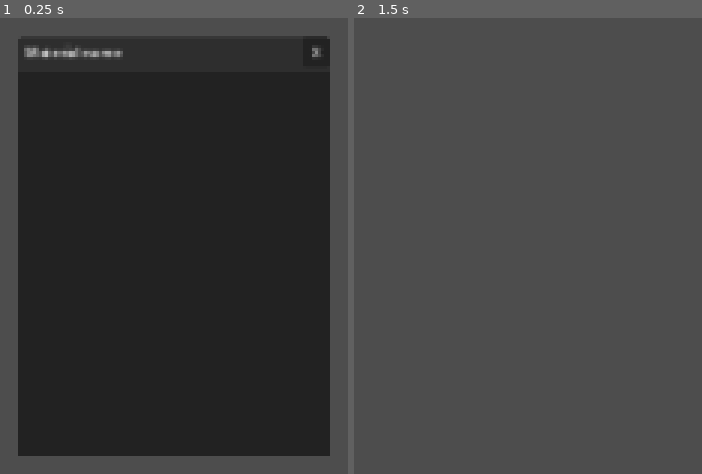
Above: before the commit, frames 1-2 (left to right).
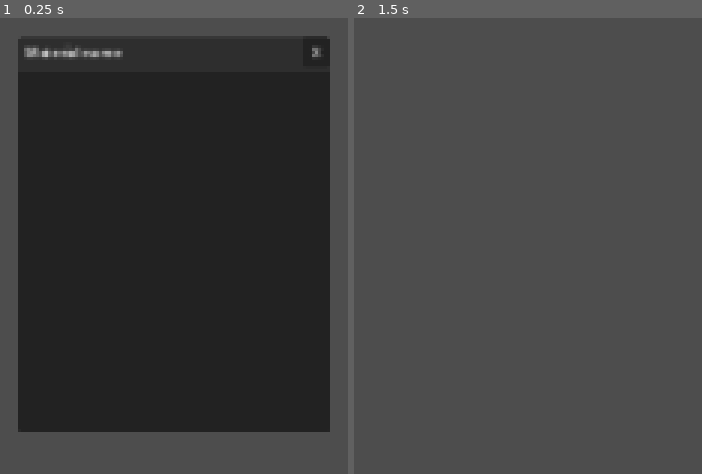
Above: after the commit, the same moments.

Repository: AllenDang/model_explorer_godot4
Game: Godot game, scene res://scene/MaterialViewer.tscn
The game is run twice, just before and just after one commit, with the same random seed, the same clock (stepped at 60 frames per second) and the same inputs. This scene is started directly instead of the project's main scene.
Inputs (mouse positions are in pixels of both pictures, inside the frame that each line leads up to):
- Up to frame 1 (0.25 s): no input
- Up to frame 2 (1.5 s): tap Enter at 0.5 s; move the mouse to (outside the picture) at 0.52 s; hold Escape (close_popup) 0.53-1.28 s; tap T (toggle_wireframe) at 0.6 s; click (outside the picture) at 0.67 s; tap E (explode_meshes, bound only after the commit) at 0.8, 1.35 s; tap Space at 1.25 s; move the mouse to (outside the picture) at 1.27 s; click (outside the picture) at 1.42 s

The runs differ from the first frame. In frame 1, 4.7% of the frame differs, in the area x 5-95%, y 90-97%; in frame 2, nothing differs.

Commit message:
Upgrade to Godot 4 Beta 6; Add Explode feature.

Diff:
--- a/project.godot
+++ b/project.godot
@@ -67,6 +67,11 @@
 "events": [Object(InputEventKey,"resource_local_to_scene":false,"resource_name":"","device":0,"window_id":0,"alt_pressed":false,"shift_pressed":false,"ctrl_pressed":false,"meta_pressed":false,"pressed":false,"keycode":0,"physical_keycode":4194305,"unicode":0,"echo":false,"script":null)
 ]
 }
+explode_meshes={
+"deadzone": 0.5,
+"events": [Object(InputEventKey,"resource_local_to_scene":false,"resource_name":"","device":0,"window_id":0,"alt_pressed":false,"shift_pressed":false,"ctrl_pressed":false,"meta_pressed":false,"pressed":false,"keycode":0,"physical_keycode":69,"unicode":0,"echo":false,"script":null)
+]
+}
 
 [rendering]
 
--- a/scene/CamController.gd
+++ b/scene/CamController.gd
@@ -6,17 +6,30 @@
 
 @export var UiNode: Control
 
+@onready var CamRotHelper = $CamRotHelper
+
 var enable_cam_control: bool = true
 
 func _ready():
 	var _discard = UiNode.connect("mouse_entered", _ui_mouse_entered)
 	_discard = UiNode.connect("mouse_exited", _ui_mouse_exited)
 
+	GlobalSignal.reposition_camera.connect(_on_reposition_camera)
+
 func _ui_mouse_entered():
 	enable_cam_control = false
 
 func _ui_mouse_exited():
 	enable_cam_control = true
+
+func _on_reposition_camera(aabb:AABB):
+	if aabb.size.length() > 0:
+		scale = Vector3.ONE * (aabb.size.length() * 0.2)
+	else:
+		scale = Vector3.ONE
+
+	rotation = Vector3.ZERO
+	CamRotHelper.rotation = Vector3.ZERO
 
 func _input(event):
 	if not enable_cam_control:
@@ -26,12 +39,12 @@
 		if event.button_mask == MOUSE_BUTTON_MASK_RIGHT:
 			# Rotate
 			self.rotate_y(deg_to_rad(-1 * event.get_relative().x * ROTATE_SPEED))
-			$CamRotHelper.rotate_x(deg_to_rad(-1 * event.get_relative().y * ROTATE_SPEED))
+			CamRotHelper.rotate_x(deg_to_rad(-1 * event.get_relative().y * ROTATE_SPEED))
 
 			#Stop rotation over top or bottom
-			var camera_rot = $CamRotHelper.rotation
+			var camera_rot = CamRotHelper.rotation
 			camera_rot.x = clamp(camera_rot.x, -90, 90)
-			$CamRotHelper.rotation = camera_rot
+			CamRotHelper.rotation = camera_rot
 		elif event.button_mask == MOUSE_BUTTON_MASK_MIDDLE:
 			# Pan
 			self.translate(Vector3(
--- a/scene/MaterialViewer.tscn
+++ b/scene/MaterialViewer.tscn
@@ -6,24 +6,28 @@
 offset_left = 314.0
 offset_top = 772.0
 offset_right = 687.0
-offset_bottom = 1275.0
+offset_bottom = 1245.0
 script = ExtResource("1_ph3c1")
 
 [node name="VBoxContainer" type="VBoxContainer" parent="."]
+layout_mode = 2
 offset_right = 373.0
-offset_bottom = 503.0
+offset_bottom = 473.0
 
 [node name="HBoxContainer" type="HBoxContainer" parent="VBoxContainer"]
+layout_mode = 2
 offset_right = 373.0
 offset_bottom = 32.0
 
 [node name="MarginContainer" type="MarginContainer" parent="VBoxContainer/HBoxContainer"]
+layout_mode = 2
 offset_right = 337.0
 offset_bottom = 32.0
 size_flags_horizontal = 3
 theme_override_constants/margin_left = 8
 
 [node name="Label" type="Label" parent="VBoxContainer/HBoxContainer/MarginContainer"]
+layout_mode = 2
 offset_left = 8.0
 offset_top = 3.0
 offset_right = 337.0
@@ -32,15 +36,17 @@
 
 [node name="Button" type="Button" parent="VBoxContainer/HBoxContainer"]
 custom_minimum_size = Vector2(32, 32)
+layout_mode = 2
 offset_left = 341.0
 offset_right = 373.0
 offset_bottom = 32.0
 text = "X"
 
 [node name="Tree" type="Tree" parent="VBoxContainer"]
+layout_mode = 2
 offset_top = 36.0
 offset_right = 373.0
-offset_bottom = 503.0
+offset_bottom = 473.0
 size_flags_vertical = 3
 columns = 2
 hide_root = true
--- a/scene/ModelExplorer.gd
+++ b/scene/ModelExplorer.gd
@@ -1,6 +1,4 @@
 extends Node3D
-
-const GLTF_GROUP = "gltf group"
 
 signal gltf_start_to_load
 signal gltf_is_loaded(success:bool, gltf:Node)
@@ -19,7 +17,7 @@
 			gltf_start_to_load.emit()
 
 			# unload previous loaded scene
-			var gltf_nodes = get_tree().get_nodes_in_group(GLTF_GROUP)
+			var gltf_nodes = get_tree().get_nodes_in_group(GlobalSignal.GLTF_GROUP)
 			for n in gltf_nodes:
 				n.queue_free()
 
@@ -39,7 +37,7 @@
 	if err == OK:
 		success = true
 		gltf = gltf_doc.generate_scene(gltf_state)
-		gltf.add_to_group(GLTF_GROUP)
+		gltf.add_to_group(GlobalSignal.GLTF_GROUP)
 		call_deferred("add_child", gltf)
 
 	gltf_is_loaded.emit(success, gltf)
--- a/scene/ModelExplorer.tscn
+++ b/scene/ModelExplorer.tscn
@@ -138,8 +138,8 @@
 
 [node name="MarginContainer" type="MarginContainer" parent="Node/ToolPanel"]
 layout_mode = 2
-offset_right = 143.0
-offset_bottom = 93.0
+offset_right = 166.0
+offset_bottom = 128.0
 theme_override_constants/margin_left = 16
 theme_override_constants/margin_top = 16
 theme_override_constants/margin_right = 16
@@ -149,21 +149,29 @@
 layout_mode = 2
 offset_left = 16.0
 offset_top = 16.0
-offset_right = 127.0
-offset_bottom = 77.0
+offset_right = 150.0
+offset_bottom = 112.0
 
 [node name="Label" type="Label" parent="Node/ToolPanel/MarginContainer/Row"]
 layout_mode = 2
-offset_right = 111.0
+offset_right = 134.0
 offset_bottom = 26.0
 text = "Tool"
 
 [node name="CbWireframe" type="CheckBox" parent="Node/ToolPanel/MarginContainer/Row"]
 layout_mode = 2
 offset_top = 30.0
-offset_right = 111.0
+offset_right = 134.0
 offset_bottom = 61.0
-text = "Wireframe"
+text = "Wireframe (T)"
+
+[node name="CbExplode" type="CheckBox" parent="Node/ToolPanel/MarginContainer/Row"]
+layout_mode = 2
+offset_top = 65.0
+offset_right = 134.0
+offset_bottom = 96.0
+tooltip_text = "Move all meshes away from the center to easily check how may meshes are there"
+text = "Explode (E)"
 
 [node name="MessagePanel" type="PanelContainer" parent="Node"]
 anchors_preset = 8
@@ -198,3 +206,4 @@
 [connection signal="gltf_is_loaded" from="." to="Node" method="_on_root_gltf_is_loaded"]
 [connection signal="gltf_start_to_load" from="." to="Node" method="_on_root_gltf_start_to_load"]
 [connection signal="toggled" from="Node/ToolPanel/MarginContainer/Row/CbWireframe" to="Node" method="_on_cb_wireframe_toggled"]
+[connection signal="toggled" from="Node/ToolPanel/MarginContainer/Row/CbExplode" to="Node" method="_on_cb_explode_toggled"]
--- a/scene/UIController.gd
+++ b/scene/UIController.gd
@@ -7,6 +7,7 @@
 @onready var MsgLabel: Label = $MessagePanel/MarginContainer/Label
 @onready var Row: VBoxContainer = $InfoPanel/MarginContainer/Row
 @onready var CbWireframe: CheckBox = $ToolPanel/MarginContainer/Row/CbWireframe
+@onready var CbExplode: CheckBox = $ToolPanel/MarginContainer/Row/CbExplode
 
 const TextureViewer = preload("res://scene/TextureViewer.tscn")
 var texViewer
@@ -18,12 +19,17 @@
 
 const DYNAMIC_CONTROL_GROUP = "dynamic control"
 
+var maxAabb:AABB
+
 func _ready():
 	GlobalSignal.trigger_texture_viewer.connect(_show_texture_viewer)
 
 func _process(_delta):
-	if Input.is_action_just_released("toggle_wireframe"):
+	if Input.is_action_just_pressed("toggle_wireframe"):
 		CbWireframe.button_pressed = not CbWireframe.button_pressed
+
+	if Input.is_action_just_pressed("explode_meshes"):
+		CbExplode.button_pressed = not CbExplode.button_pressed
 
 func _on_root_gltf_start_to_load():
 	InfoPanel.visible = false
@@ -75,6 +81,13 @@
 		const MAX_NAME_LENGTH = 30
 		for mesh in meshes:
 			mesh = mesh as MeshInstance3D
+
+			# Calculate max aabb
+			var aabb = mesh.mesh.get_aabb()
+			if maxAabb.position > aabb.position:
+				maxAabb.position = aabb.position
+			if maxAabb.end < aabb.end:
+				maxAabb.end = aabb.end
 
 			var short_name = String(mesh.name)
 
@@ -238,9 +251,11 @@
 	var meshItem:TreeItem = tree.get_selected()
 	var mesh:MeshInstance3D = meshItem.get_metadata(0)
 	if mesh != null:
-		var uvLines = DrawUvTex.draw_uv_texture(mesh.mesh)
-		if uvLines.size() > 0:
-			GlobalSignal.trigger_texture_viewer.emit(uvLines)
+#		var uvLines = DrawUvTex.draw_uv_texture(mesh.mesh)
+#		if uvLines.size() > 0:
+#			GlobalSignal.trigger_texture_viewer.emit(uvLines)
+
+		GlobalSignal.reposition_camera.emit(mesh.mesh.get_aabb())
 
 func _on_material_item_double_clicked(tree:Tree):
 	var matItem:TreeItem = tree.get_selected()
@@ -273,3 +288,18 @@
 	texViewer = TextureViewer.instantiate()
 	texViewer.set_draw_data(tex)
 	add_child(texViewer)
+
+
+func _on_cb_explode_toggled(button_pressed):
+	var nodes = get_tree().get_nodes_in_group(GlobalSignal.GLTF_GROUP)
+
+	for n in nodes:
+		var meshes:Array[Node] = n.find_children("*", "MeshInstance3D")
+		for m in meshes:
+			m = m as MeshInstance3D
+			var aabb = m.mesh.get_aabb()
+
+			if button_pressed:
+				m.position = m.mesh.get_aabb().get_center() - maxAabb.get_center()
+			else:
+				m.position = Vector3.ZERO
--- a/script/GlobalSignal.gd
+++ b/script/GlobalSignal.gd
@@ -1,3 +1,6 @@
 extends Node
 
 signal trigger_texture_viewer(tex)
+signal reposition_camera(aabb:AABB)
+
+const GLTF_GROUP = "gltf group"
